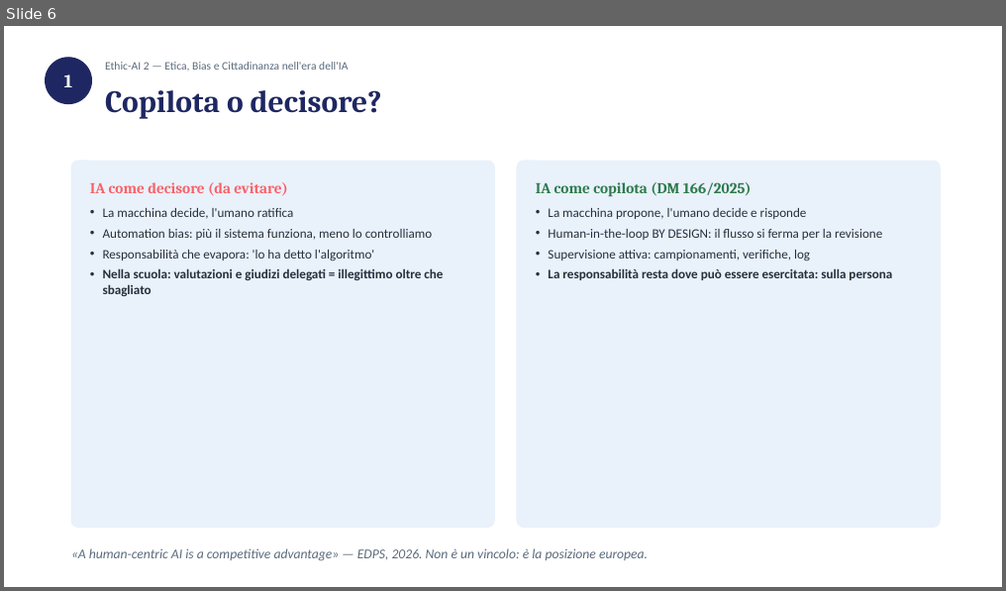
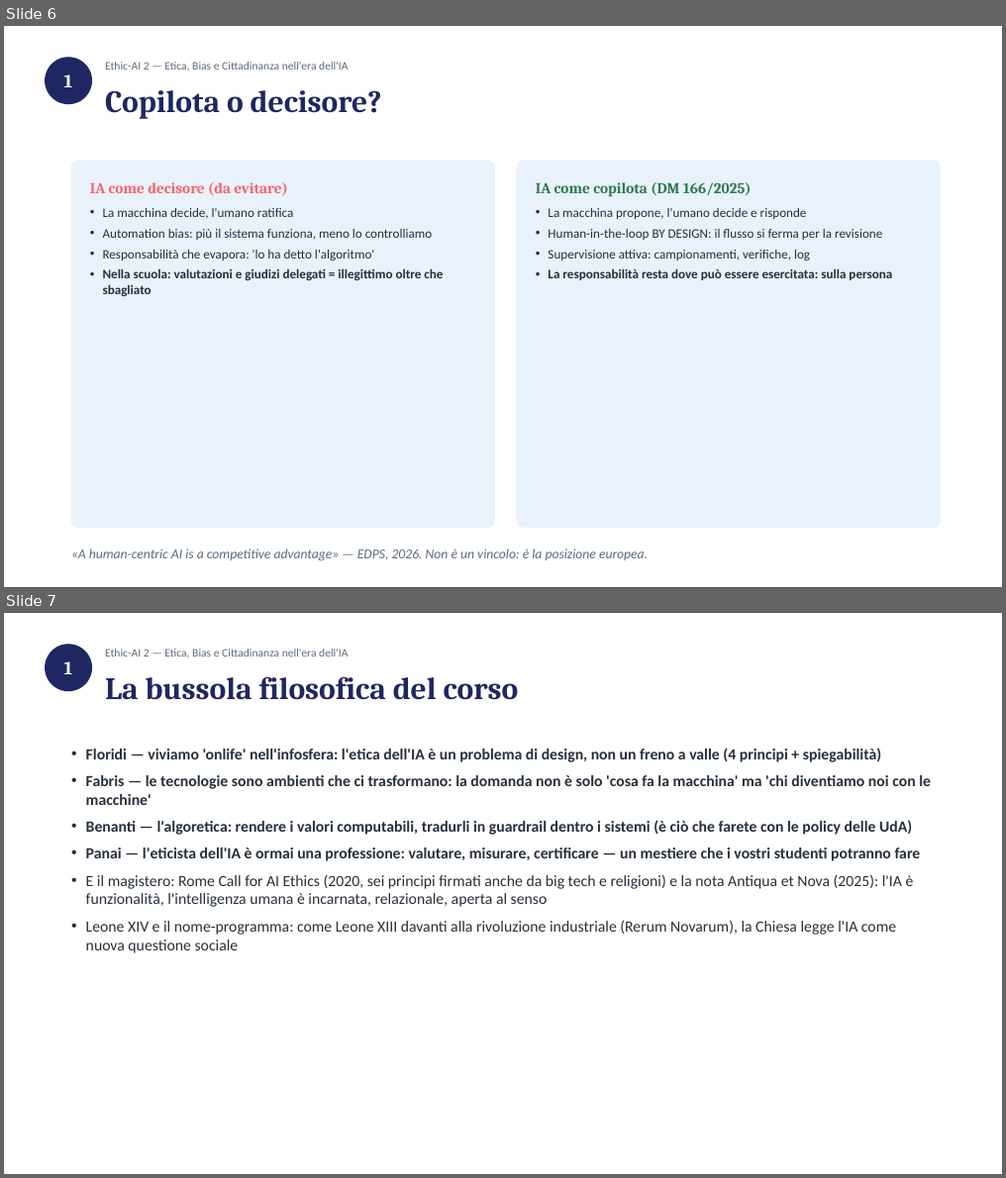
Before and after one commit to sabatinifrancesca75-hue/consulente-commerciale, a slide deck: progetto-snodi/corsi/ethic-ai-2/incontri/E01-impatto-sociale-ai-act.pptx. Shown one above the other, each under a label of ours: slide 6 before the commit, slides 6 and 7 after it. The pictures are 1006x591 and 1006x1178 pixels, drawn with LibreOffice and Linux fonts; fonts in the diff are those of the drawing. Boxes give left, top, right and bottom in pixels: in the first picture for what was removed or moved away, otherwise in the second. Text is boxed around its words. In the diff, an @@ line names an element or a change of style, - is before the commit and + after.

```diff
--- a/progetto-snodi/corsi/ethic-ai-2/incontri/E01-impatto-sociale-ai-act.pptx
+++ b/progetto-snodi/corsi/ethic-ai-2/incontri/E01-impatto-sociale-ai-act.pptx
@@ slide 7 added at box(4, 613, 1002, 1174), background #FFFFFF @@
@@ ellipse added at box(46, 645, 91, 691), fill #1E2761, outline #1E2761 1 pt @@
@@ text added at box(64, 662, 73, 674), 18 pt, text #FFFFFF, bold @@
+1
@@ text added at box(105, 649, 348, 658), 11 pt, text #5B6B7C @@
+Ethic-AI 2 — Etica, Bias e Cittadinanza nell'era dell'IA
@@ text added at box(105, 676, 519, 700), 30 pt, text #1E2761, bold @@
+La bussola filosofica del corso
@@ text added at box(86, 748, 931, 954), 15 pt, text #26303B, bold @@
+• Floridi — viviamo 'onlife' nell'infosfera: l'etica dell'IA è un problema di design, non un freno a valle (4 principi + spiegabilità)
+• Fabris — le tecnologie sono ambienti che ci trasformano: la domanda non è solo 'cosa fa la macchina' ma 'chi diventiamo noi con le macchine'
+• Benanti — l'algoretica: rendere i valori computabili, tradurli in guardrail dentro i sistemi (è ciò che farete con le policy delle UdA)
+• Panai — l'eticista dell'IA è ormai una professione: valutare, misurare, certificare — un mestiere che i vostri studenti potranno fare
+• E il magistero: Rome Call for AI Ethics (2020, sei principi firmati anche da big tech e religioni) e la nota Antiqua et Nova (2025): l'IA è funzionalità, l'intelligenza umana è incarnata, relazionale, aperta al senso
+• Leone XIV e il nome-programma: come Leone XIII davanti alla rivoluzione industriale (Rerum Novarum), la Chiesa legge l'IA come nuova questione sociale
```
Also in this commit, not shown: 8 other files.
